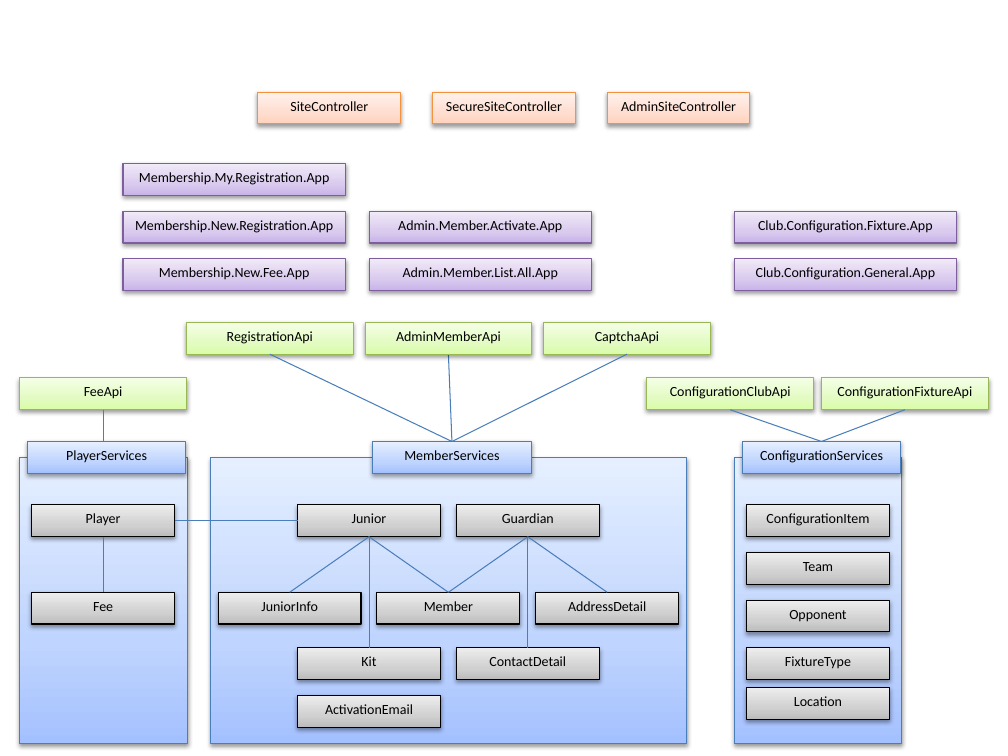
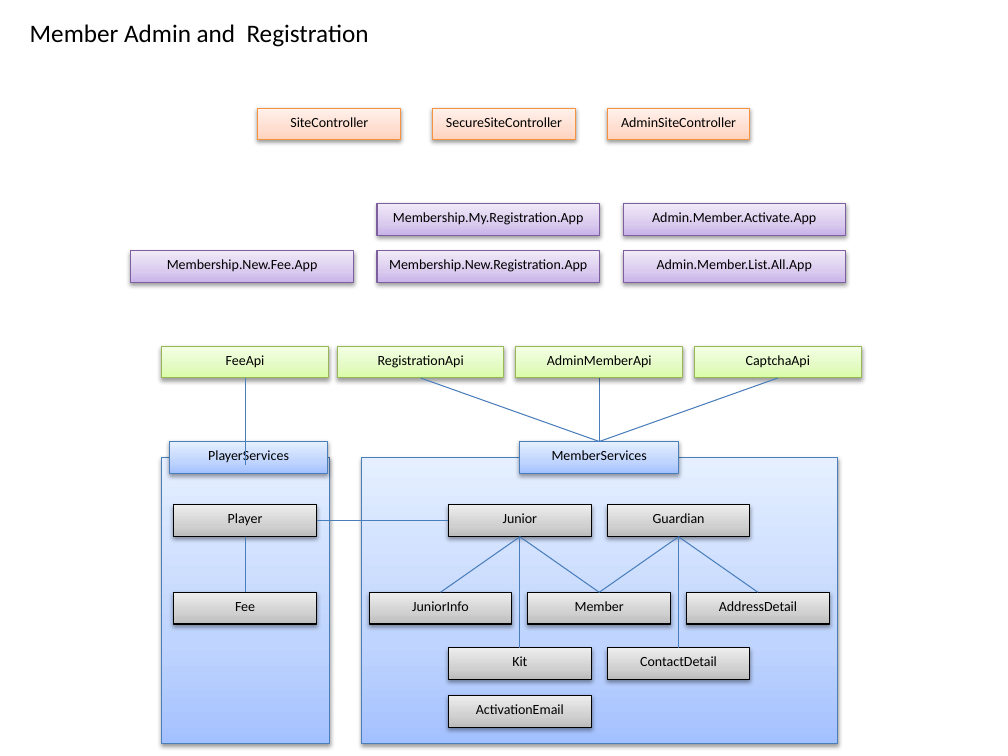
Before and after one commit to ivNetAdmin/bw-cc.co.uk.v1.8.1.2, a slide deck: slide 1 of Documentation/Architecture.pptx. Drawn at 1008x756 pixels with LibreOffice and Linux fonts; fonts in the diff are those of the drawing. Boxes give left, top, right and bottom in pixels: in the first picture for what was removed or moved away, otherwise in the second. Text is boxed around its words. In the diff, an @@ line names an element or a change of style, - is before the commit and + after.

Commit message:
Fixture management

```diff
--- a/Documentation/Architecture.pptx
+++ b/Documentation/Architecture.pptx
@@ text added at (30,24,369,47), 18 pt, text #000000 @@
+Member Admin and Registration
@@ 3 rectangles: place and size @@
-3 rectangles at (258,93,750,124)
+3 rectangles at (258,108,750,139)
@@ rectangle "Membership.My.Registration.App": place and size @@
-rectangle "Membership.My.Registration.App" at (123,163,345,195)
+rectangle "Membership.My.Registration.App" at (377,204,599,235)
@@ rectangle "Admin.Member.Activate.App": place and size @@
-rectangle "Admin.Member.Activate.App" at (369,212,591,243)
+rectangle "Admin.Member.Activate.App" at (623,204,845,235)
@@ rectangle removed at (734,212,956,243) @@
-Club.Configuration.Fixture.App
@@ rectangle "Membership.New.Fee.App": place and size @@
-rectangle "Membership.New.Fee.App" at (123,259,345,290)
+rectangle "Membership.New.Fee.App" at (131,251,353,282)
@@ rectangle "Membership.New.Registration.App": place and size @@
-rectangle "Membership.New.Registration.App" at (123,212,345,243)
+rectangle "Membership.New.Registration.App" at (377,251,599,282)
@@ rectangle "Admin.Member.List.All.App": place and size @@
-rectangle "Admin.Member.List.All.App" at (369,259,591,290)
+rectangle "Admin.Member.List.All.App" at (623,251,845,282)
@@ rectangle removed at (734,259,956,290) @@
-Club.Configuration.General.App
@@ rectangle "FeeApi": place and size @@
-rectangle "FeeApi" at (20,378,186,409)
+rectangle "FeeApi" at (161,347,328,378)
@@ 3 rectangles: place and size @@
-3 rectangles at (186,323,710,354)
+3 rectangles at (338,347,861,378)
@@ line moved from (103, 409) - (103, 442) to (245, 378) - (245, 466) @@
@@ line moved from (270, 354) - (452, 442) to (420, 378) - (599, 442) @@
@@ line moved from (627, 354) - (452, 442) to (778, 378) - (599, 442) @@
@@ line moved from (449, 354) - (452, 442) to (599, 378) - (599, 442) @@
@@ group removed at (647,378,988,743): 9 rectangles, 2 lines @@
-ConfigurationItem
-ConfigurationServices
-ConfigurationClubApi
-Team
-Opponent
-FixtureType
-Location
-ConfigurationFixtureApi
@@ rectangle "MemberServices": place and size @@
-rectangle "MemberServices" at (373,442,531,473)
+rectangle "MemberServices" at (520,442,678,473)
@@ 4 rectangles, 1 line: place and size @@
-4 rectangles, 1 line at (20,442,187,743)
+4 rectangles, 1 line at (161,442,329,743)
@@ line moved from (297, 521) - (174, 521) to (449, 521) - (317, 521) @@
@@ 9 rectangles, 6 lines: place and size @@
-9 rectangles, 6 lines at (211,458,686,743)
+9 rectangles, 6 lines at (361,458,837,743)
```
Also in this commit, not shown: 2 slides added, 29 other files.
